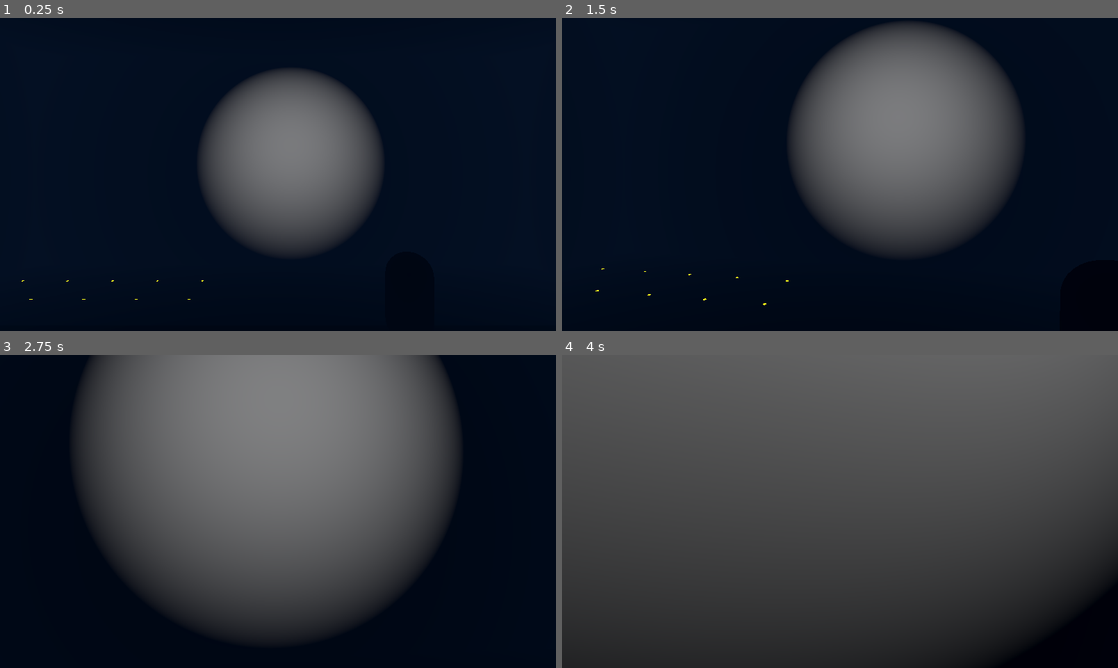
Above: before the commit, frames 1-4 (two rows, left to right).
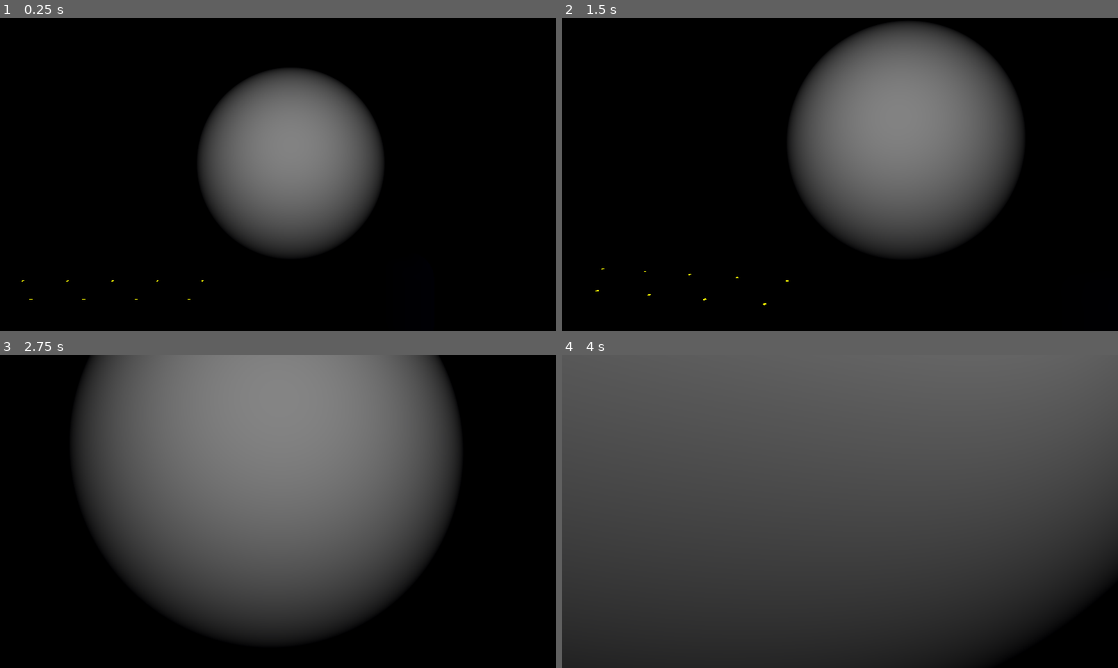
Above: after the commit, the same moments.

Repository: ConnorChow/2MinuteJam
Game: Godot game, scene res://2MinuteJam/Scenes/World.tscn
The game is run twice, just before and just after one commit, with the same random seed, the same clock (stepped at 60 frames per second) and the same inputs. Video files are missing from this copy of the repository; at most half a second of black plays in their place.
Inputs (mouse positions are in pixels of both pictures, inside the frame that each line leads up to):
- Up to frame 1 (0.25 s): no input
- Up to frame 2 (1.5 s): tap Enter at 0.5 s; move the mouse to (867, 174) at 0.52 s; hold W (forward) from 0.53 s (still down); tap Space (jump) at 0.6, 0.77, 1.07 s; move the mouse to (812, 174) at 1.27 s; tap Ctrl (ctrl) at 1.35 s
- Up to frame 3 (2.75 s): keep holding W (forward); tap Space (jump) at 1.52, 1.55, 1.82, 2.3 s; move the mouse to (289, 505) at 2.02 s; tap E (interact) at 2.1 s
- Up to frame 4 (4 s): keep holding W (forward); move the mouse to (834, 517) at 2.77 s; tap Mouse wheel down (mwd) at 2.85 s; tap Space (jump) at 3.02, 3.05, 3.32, 3.77, 3.8 s; move the mouse to (878, 514) at 3.52 s; tap Mouse wheel up (mwu) at 3.6 s

The runs differ from the first frame. In frame 1, 79% of the frame differs, in the area x 0-100%, y 0-99%; in frame 2, 63%; in frame 3, 1.1%; in frame 4, less than 0.1%.

Commit message:
SkyFallers

Diff:
--- a/2MinuteJam/Assets/darkWorldEnviro.tres
+++ b/2MinuteJam/Assets/darkWorldEnviro.tres
@@ -10,8 +10,9 @@
 
 [resource]
 background_mode = 2
-background_energy_multiplier = 0.5
 sky = SubResource("Sky_g1jya")
+ambient_light_source = 3
 ambient_light_color = Color(0.0235294, 0.0862745, 0.207843, 1)
-fog_enabled = true
+reflected_light_source = 2
 fog_light_color = Color(0.0862745, 0.180392, 0.329412, 1)
+fog_sky_affect = 0.274
--- /dev/null
+++ b/2MinuteJam/Scenes/MiniGames/SkyFallers/Enemy/Chicken.gd
@@ -0,0 +1,13 @@
+extends Area2D
+
+
+# Called when the node enters the scene tree for the first time.
+func _ready():
+	pass # Replace with function body.
+
+func direction(dir):
+	position.x -=(30 * dir)
+
+
+func down():
+	position.y += 30
--- /dev/null
+++ b/2MinuteJam/Scenes/MiniGames/SkyFallers/Enemy/Chicken.tscn
@@ -0,0 +1,18 @@
+[gd_scene load_steps=4 format=3 uid="uid://dsguxoqo0i7oi"]
+
+[ext_resource type="Script" path="res://2MinuteJam/Scenes/MiniGames/SkyFallers/Enemy/Chicken.gd" id="1_albx8"]
+[ext_resource type="Texture2D" uid="uid://762rp3fn58pf" path="res://2MinuteJam/Scenes/MiniGames/SkyFallers/Player/Chicken.png" id="1_iu8s4"]
+
+[sub_resource type="CircleShape2D" id="CircleShape2D_rxd6y"]
+radius = 13.0
+
+[node name="Chicken" type="Area2D" groups=["enemies"]]
+collision_layer = 7
+collision_mask = 7
+script = ExtResource("1_albx8")
+
+[node name="CollisionShape2D" type="CollisionShape2D" parent="."]
+shape = SubResource("CircleShape2D_rxd6y")
+
+[node name="Sprite2D" type="Sprite2D" parent="."]
+texture = ExtResource("1_iu8s4")
--- /dev/null
+++ b/2MinuteJam/Scenes/MiniGames/SkyFallers/Player/Egg.gd
@@ -0,0 +1,17 @@
+extends Area2D
+
+
+
+# Called every frame. 'delta' is the elapsed time since the previous frame.
+func _process(delta):
+	position.y -=2
+	$Sprite2D.rotation_degrees += 2
+	$CollisionShape2D.rotation_degrees += 2
+
+
+
+
+
+func _on_area_entered(area):
+	area.queue_free()
+	queue_free()
--- /dev/null
+++ b/2MinuteJam/Scenes/MiniGames/SkyFallers/Player/Egg.tscn
@@ -0,0 +1,23 @@
+[gd_scene load_steps=4 format=3 uid="uid://86yr8ckuvib0"]
+
+[ext_resource type="Script" path="res://2MinuteJam/Scenes/MiniGames/SkyFallers/Player/Egg.gd" id="1_bjssn"]
+[ext_resource type="Texture2D" uid="uid://cxvullig7gdwq" path="res://2MinuteJam/Scenes/MiniGames/SkyFallers/Player/egg.png" id="1_gfjg5"]
+
+[sub_resource type="CapsuleShape2D" id="CapsuleShape2D_blrng"]
+radius = 6.0
+height = 16.0
+
+[node name="Egg" type="Area2D"]
+collision_layer = 2
+collision_mask = 2
+script = ExtResource("1_bjssn")
+
+[node name="Sprite2D" type="Sprite2D" parent="."]
+scale = Vector2(0.5, 0.5)
+texture = ExtResource("1_gfjg5")
+
+[node name="CollisionShape2D" type="CollisionShape2D" parent="."]
+position = Vector2(1, 0)
+shape = SubResource("CapsuleShape2D_blrng")
+
+[connection signal="area_entered" from="." to="." method="_on_area_entered"]
--- /dev/null
+++ b/2MinuteJam/Scenes/MiniGames/SkyFallers/Player/Player.gd
@@ -0,0 +1,32 @@
+extends CharacterBody2D
+
+var direction
+const SPEED = 30
+const MaxSpeed = 300
+
+var canShoot : bool = true
+
+@onready var bullet = preload("res://2MinuteJam/Scenes/MiniGames/SkyFallers/Player/Egg.tscn")
+@onready var bulletPoint = $BulletPoint
+@onready var shootTimer = $shootTimer
+
+func _physics_process(delta):
+
+	if Input.is_action_just_pressed("jump"):
+		if canShoot:
+			var b = bullet.instantiate()
+			b.global_position = bulletPoint.global_position
+			get_parent().add_child(b)
+			shootTimer.start()
+			canShoot = false
+
+	direction = Input.get_axis("left", "right")
+	velocity.x += direction * SPEED
+
+	velocity.x = clamp(velocity.x, -MaxSpeed, MaxSpeed)
+	velocity = lerp(velocity, Vector2(0,0), delta*7)
+	move_and_slide()
+
+
+func _on_shoot_timer_timeout():
+	canShoot = true
--- /dev/null
+++ b/2MinuteJam/Scenes/MiniGames/SkyFallers/Player/Player.tscn
@@ -0,0 +1,29 @@
+[gd_scene load_steps=4 format=3 uid="uid://dp3h70ds6bbcy"]
+
+[ext_resource type="Script" path="res://2MinuteJam/Scenes/MiniGames/SkyFallers/Player/Player.gd" id="1_oxvux"]
+[ext_resource type="Texture2D" uid="uid://cxvullig7gdwq" path="res://2MinuteJam/Scenes/MiniGames/SkyFallers/Player/egg.png" id="2_6qt4y"]
+
+[sub_resource type="CapsuleShape2D" id="CapsuleShape2D_0dntb"]
+radius = 79.5669
+height = 238.701
+
+[node name="Player" type="CharacterBody2D"]
+script = ExtResource("1_oxvux")
+
+[node name="Sprite2D" type="Sprite2D" parent="."]
+texture = ExtResource("2_6qt4y")
+
+[node name="CollisionShape2D" type="CollisionShape2D" parent="."]
+position = Vector2(1, 2)
+scale = Vector2(0.12568, 0.12568)
+shape = SubResource("CapsuleShape2D_0dntb")
+
+[node name="BulletPoint" type="Node2D" parent="."]
+position = Vector2(2, -16)
+
+[node name="shootTimer" type="Timer" parent="." groups=["Player"]]
+wait_time = 0.5
+one_shot = true
+autostart = true
+
+[connection signal="timeout" from="shootTimer" to="." method="_on_shoot_timer_timeout"]
--- /dev/null
+++ b/2MinuteJam/Scenes/MiniGames/SkyFallers/SkyFallers.gd
@@ -0,0 +1,19 @@
+extends Node2D
+
+var direction = -1
+# Called when the node enters the scene tree for the first time.
+func _ready():
+	pass # Replace with function body.
+
+
+
+func _on_timer_timeout():
+	get_tree().call_group("enemies", "direction", direction)
+
+
+
+
+
+func _on_area_2d_area_entered(area):
+	direction *= -1
+	get_tree().call_group("enemies", "down")
--- /dev/null
+++ b/2MinuteJam/Scenes/MiniGames/SkyFallers/SkyFallers.tscn
@@ -0,0 +1,114 @@
+[gd_scene load_steps=7 format=3 uid="uid://clc44v0hqw7ci"]
+
+[ext_resource type="Script" path="res://2MinuteJam/Scenes/MiniGames/SkyFallers/SkyFallers.gd" id="1_lx7mn"]
+[ext_resource type="Texture2D" uid="uid://bdo37wprd0pk5" path="res://2MinuteJam/Assets/art/testsky.png" id="1_wg5e6"]
+[ext_resource type="PackedScene" uid="uid://dp3h70ds6bbcy" path="res://2MinuteJam/Scenes/MiniGames/SkyFallers/Player/Player.tscn" id="2_chsnp"]
+[ext_resource type="PackedScene" uid="uid://dsguxoqo0i7oi" path="res://2MinuteJam/Scenes/MiniGames/SkyFallers/Enemy/Chicken.tscn" id="4_xdfcd"]
+
+[sub_resource type="RectangleShape2D" id="RectangleShape2D_ajggc"]
+size = Vector2(26, 665)
+
+[sub_resource type="RectangleShape2D" id="RectangleShape2D_1i7aj"]
+size = Vector2(104, 658)
+
+[node name="SkyFallers" type="Node2D"]
+script = ExtResource("1_lx7mn")
+
+[node name="Sprite2D" type="Sprite2D" parent="."]
+position = Vector2(0, 3.05176e-05)
+scale = Vector2(0.640556, 0.36)
+texture = ExtResource("1_wg5e6")
+centered = false
+metadata/_edit_lock_ = true
+
+[node name="StaticBody2D" type="StaticBody2D" parent="."]
+collision_layer = 5
+collision_mask = 5
+
+[node name="CollisionShape2D" type="CollisionShape2D" parent="StaticBody2D"]
+position = Vector2(3, 323)
+shape = SubResource("RectangleShape2D_ajggc")
+
+[node name="StaticBody2D2" type="StaticBody2D" parent="."]
+position = Vector2(1153, 0)
+collision_layer = 5
+collision_mask = 5
+
+[node name="CollisionShape2D" type="CollisionShape2D" parent="StaticBody2D2"]
+position = Vector2(3, 322.5)
+shape = SubResource("RectangleShape2D_ajggc")
+
+[node name="Player" parent="." instance=ExtResource("2_chsnp")]
+position = Vector2(259, 614)
+
+[node name="Timer" type="Timer" parent="."]
+autostart = true
+
+[node name="Chicken" parent="." instance=ExtResource("4_xdfcd")]
+position = Vector2(141, 82)
+
+[node name="Chicken2" parent="." instance=ExtResource("4_xdfcd")]
+position = Vector2(71, 165)
+
+[node name="Chicken4" parent="." instance=ExtResource("4_xdfcd")]
+position = Vector2(211, 82)
+
+[node name="Chicken5" parent="." instance=ExtResource("4_xdfcd")]
+position = Vector2(141, 165)
+
+[node name="Chicken7" parent="." instance=ExtResource("4_xdfcd")]
+position = Vector2(281, 82)
+
+[node name="Chicken8" parent="." instance=ExtResource("4_xdfcd")]
+position = Vector2(211, 165)
+
+[node name="Chicken10" parent="." instance=ExtResource("4_xdfcd")]
+position = Vector2(351, 82)
+
+[node name="Chicken11" parent="." instance=ExtResource("4_xdfcd")]
+position = Vector2(281, 165)
+
+[node name="Chicken13" parent="." instance=ExtResource("4_xdfcd")]
+position = Vector2(421, 82)
+
+[node name="Chicken14" parent="." instance=ExtResource("4_xdfcd")]
+position = Vector2(351, 165)
+
+[node name="Chicken16" parent="." instance=ExtResource("4_xdfcd")]
+position = Vector2(491, 82)
+
+[node name="Chicken17" parent="." instance=ExtResource("4_xdfcd")]
+position = Vector2(421, 165)
+
+[node name="Chicken19" parent="." instance=ExtResource("4_xdfcd")]
+position = Vector2(561, 82)
+
+[node name="Chicken20" parent="." instance=ExtResource("4_xdfcd")]
+position = Vector2(491, 165)
+
+[node name="Chicken22" parent="." instance=ExtResource("4_xdfcd")]
+position = Vector2(631, 82)
+
+[node name="Chicken23" parent="." instance=ExtResource("4_xdfcd")]
+position = Vector2(561, 165)
+
+[node name="Chicken25" parent="." instance=ExtResource("4_xdfcd")]
+position = Vector2(631, 165)
+
+[node name="Chicken35" parent="." instance=ExtResource("4_xdfcd")]
+position = Vector2(701, 165)
+
+[node name="Area2D" type="Area2D" parent="."]
+collision_layer = 4
+collision_mask = 4
+
+[node name="CollisionShape2D" type="CollisionShape2D" parent="Area2D"]
+position = Vector2(-7, 319)
+shape = SubResource("RectangleShape2D_1i7aj")
+
+[node name="CollisionShape2D2" type="CollisionShape2D" parent="Area2D"]
+position = Vector2(1156, 319)
+shape = SubResource("RectangleShape2D_1i7aj")
+
+[connection signal="timeout" from="Timer" to="." method="_on_timer_timeout"]
+[connection signal="area_entered" from="Area2D" to="." method="_on_area_2d_area_entered"]
--- a/2MinuteJam/Scenes/World.tscn
+++ b/2MinuteJam/Scenes/World.tscn
@@ -980,6 +980,7 @@
 
 [node name="Outside" type="AudioStreamPlayer" parent="MusicContainer"]
 stream = ExtResource("14_514x3")
+volume_db = -5.0
 autoplay = true
 
 [node name="PrebuildContainers" type="Node" parent="."]
--- a/project.godot
+++ b/project.godot
@@ -106,5 +106,6 @@
 
 [rendering]
 
+textures/canvas_textures/default_texture_filter=0
 renderer/rendering_method="gl_compatibility"
 renderer/rendering_method.mobile="gl_compatibility"
Binary file added: 2MinuteJam/Scenes/MiniGames/SkyFallers/Player/Chicken.png
Not shown, added: 2MinuteJam/Scenes/MiniGames/SkyFallers/Player/Chicken.png.import
Binary file added: 2MinuteJam/Scenes/MiniGames/SkyFallers/Player/egg.png
Not shown, added: 2MinuteJam/Scenes/MiniGames/SkyFallers/Player/egg.png.import
